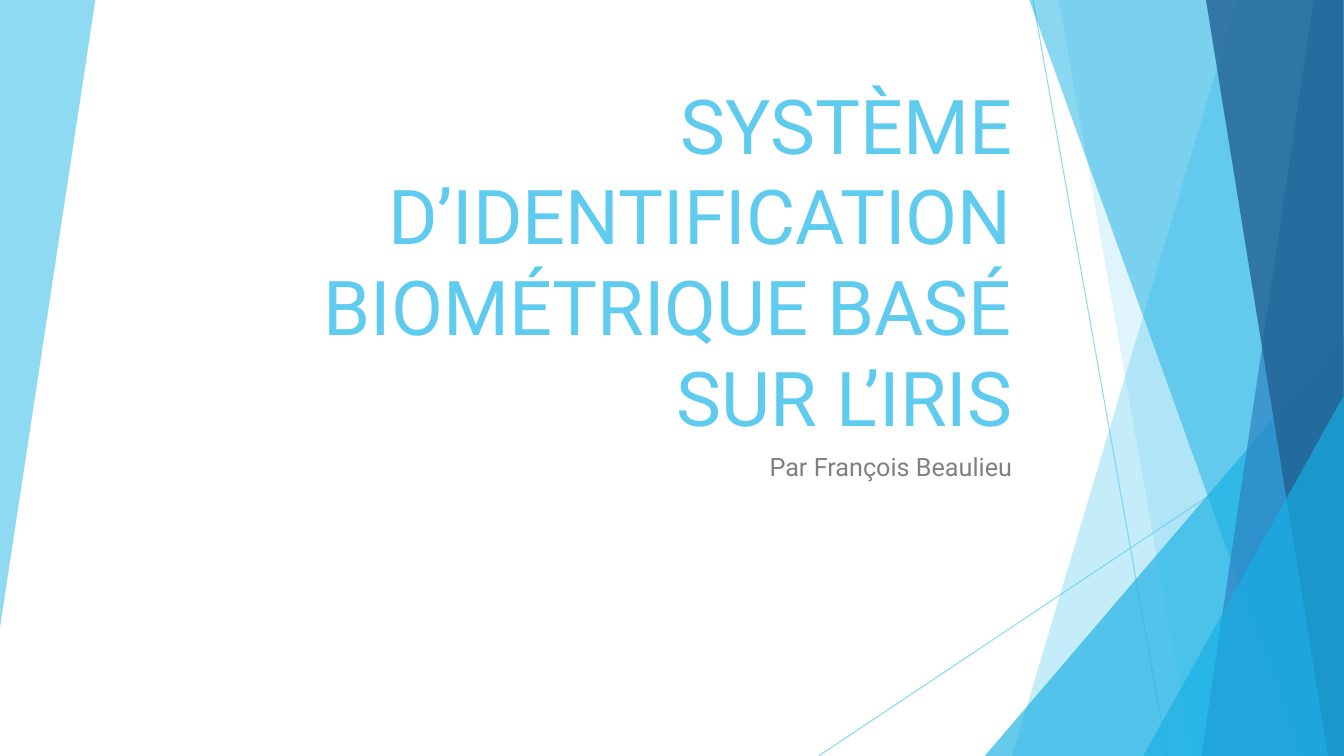
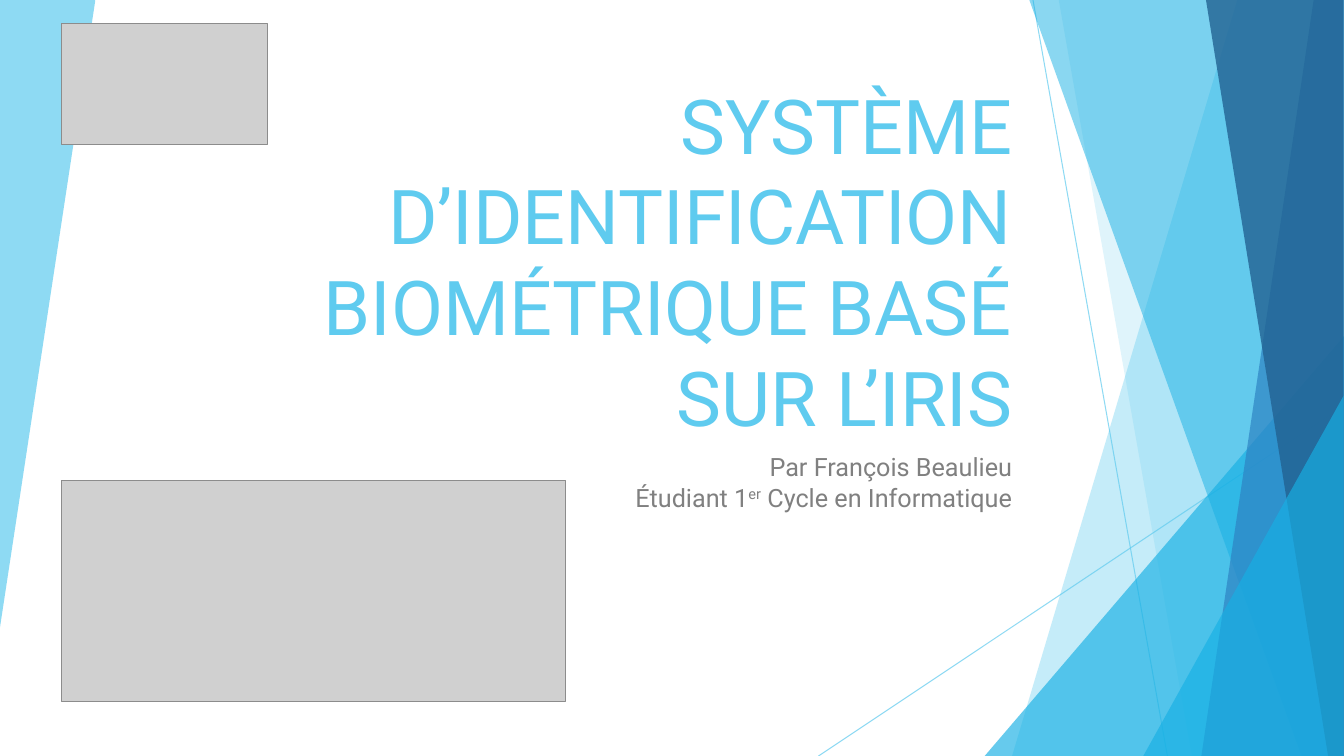
Before and after one commit to yyaddaden/iris-biometric-project, a slide deck: slide 1 of Presentation.pptx. Drawn at 1344x756 pixels with LibreOffice and Linux fonts; fonts in the diff are those of the drawing; grey boxes stand for pictures. Boxes give left, top, right and bottom in pixels: in the first picture for what was removed or moved away, otherwise in the second. Text is boxed around its words. In the diff, an @@ line names an element or a change of style, - is before the commit and + after.

Commit message:
modify powerpoint presentation.

```diff
--- a/Presentation.pptx
+++ b/Presentation.pptx
@@ picture added at (62, 23, 267, 144) @@
@@ subtitle at (635, 457, 1012, 513): text changed @@
-Par François Beaulieu
+Par François Beaulieu
+Étudiant 1er Cycle en Informatique
@@ picture added at (62, 480, 567, 701) @@
```
Also in this commit, not shown: 11 other slides changed.
